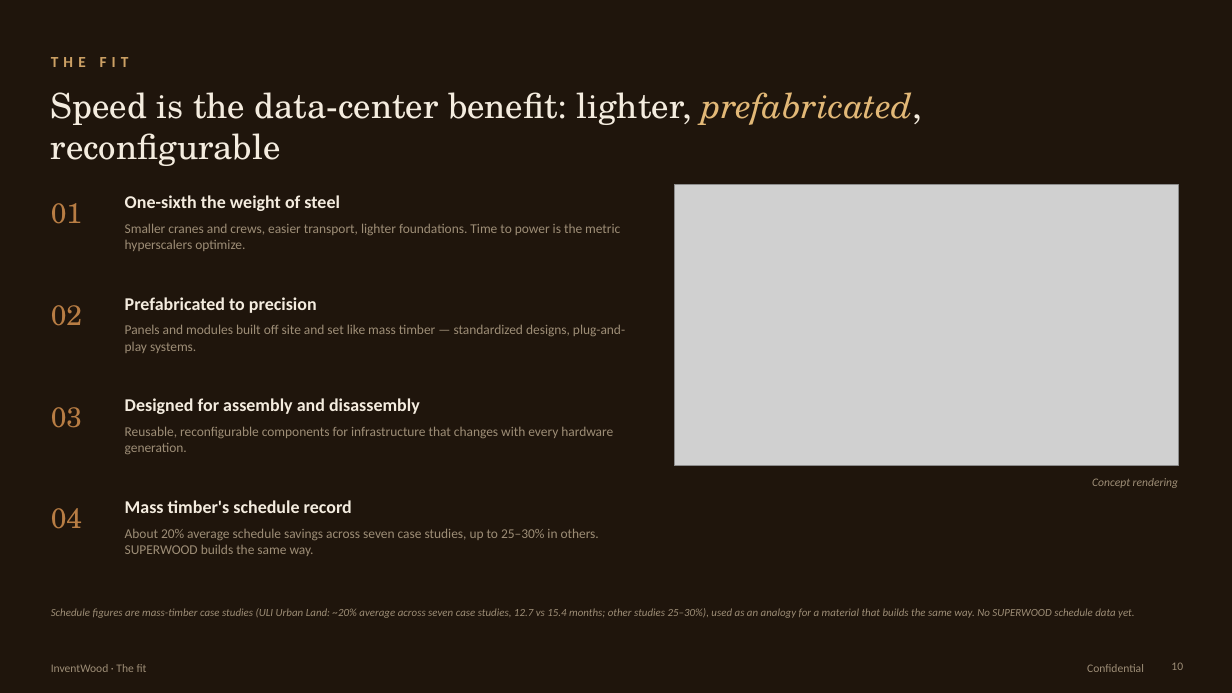
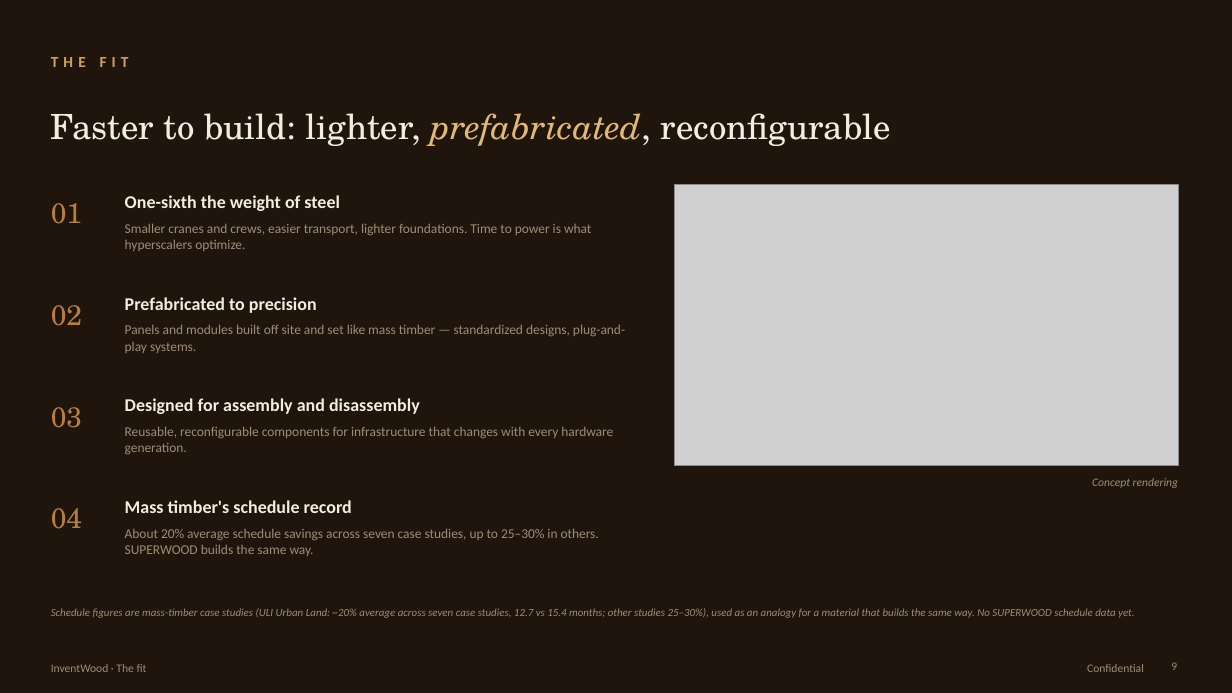
Before and after one commit to alau-hi/decks, a slide deck: slide 9 of superwood-datacenter-investor/SUPERWOOD-for-Data-Centers-Companion.pptx (slide 10 before the commit). Drawn at 1232x693 pixels with LibreOffice and Linux fonts; fonts in the diff are those of the drawing; grey boxes stand for pictures. Boxes give left, top, right and bottom in pixels: in the first picture for what was removed or moved away, otherwise in the second. Text is boxed around its words. In the diff, an @@ line names an element or a change of style, - is before the commit and + after.

```diff
--- a/superwood-datacenter-investor/SUPERWOOD-for-Data-Centers-Companion.pptx
+++ b/superwood-datacenter-investor/SUPERWOOD-for-Data-Centers-Companion.pptx
@@ text at [51,113,891,146]: text changed @@
-Speed is the data-center benefit: lighter, prefabricated, reconfigurable
+Faster to build: lighter, prefabricated, reconfigurable
@@ text at [125,223,591,251]: text changed @@
-Smaller cranes and crews, easier transport, lighter foundations. Time to power is the metric hyperscalers optimize.
+Smaller cranes and crews, easier transport, lighter foundations. Time to power is what hyperscalers optimize.
@@ page number at [1171,662,1177,670]: text changed @@
-10
+9
```
Also in this commit, not shown: 17 other slides changed, 2 slides added, 3 slides removed, 13 other files.
